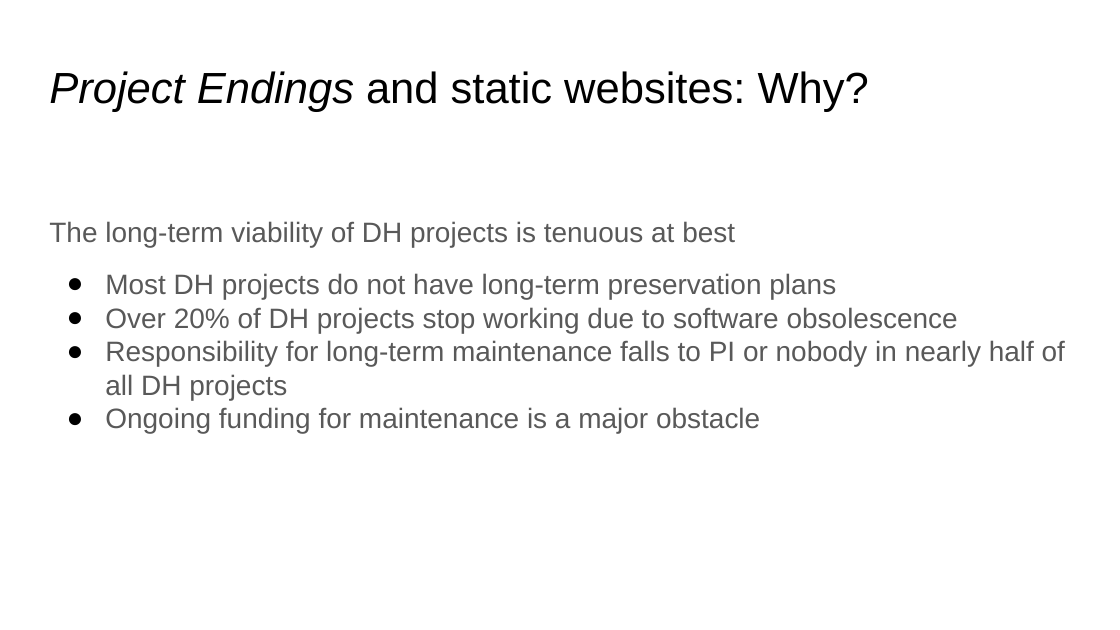
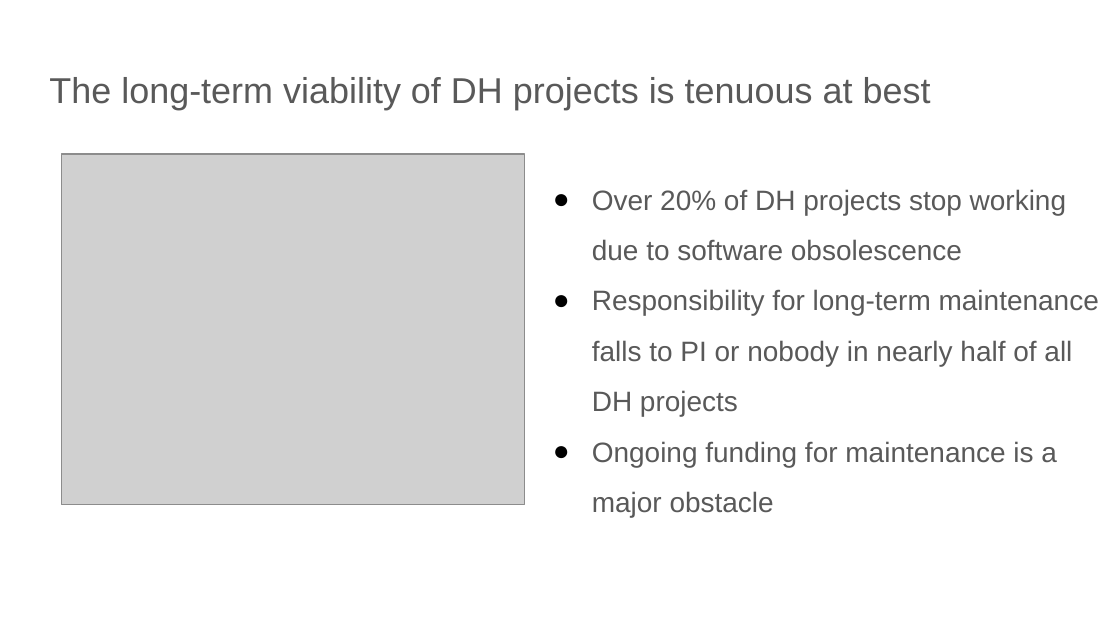
Before and after one commit to projectEndings/Endings, a slide deck: slide 3 of presentations/DH_2022/How_big_can_a_static_site_be.odp (slide 2 before the commit). Drawn at 1120x630 pixels with LibreOffice and Linux fonts; fonts in the diff are those of the drawing; grey boxes stand for pictures; background and template pictures are left out. Boxes give left, top, right and bottom in pixels: in the first picture for what was removed or moved away, otherwise in the second. Text is boxed around its words. In the diff, an @@ line names an element or a change of style, - is before the commit and + after.

Commit message:
Adding presentation files.

```diff
--- a/presentations/DH_2022/How_big_can_a_static_site_be.odp
+++ b/presentations/DH_2022/How_big_can_a_static_site_be.odp
@@ title at <box>49,77,931,110</box>: text changed; size 28 to 23.1 pt; text colour #000000 to #595959 @@
-Project Endings and static websites: Why?
+The long-term viability of DH projects is tenuous at best
@@ picture added at <box>62,155,525,505</box> @@
@@ text "Over 20% of DH projects ...": place and size @@
-text "Over 20% of DH projects ..." at <box>49,221,1065,433</box>
+text "Over 20% of DH projects ..." at <box>592,189,1099,517</box>
@@ text "Over 20% of DH projects ..." at <box>592,189,1099,517</box>: line spacing 1 to 1.5 @@
@@ text at <box>49,221,836,299</box>: paragraphs removed @@
-The long-term viability of DH projects is tenuous at best
-● Most DH projects do not have long-term preservation plans
```
Also in this commit, not shown: 3 other slides changed, 3 slides added, 1 slide removed, 14 other files.
